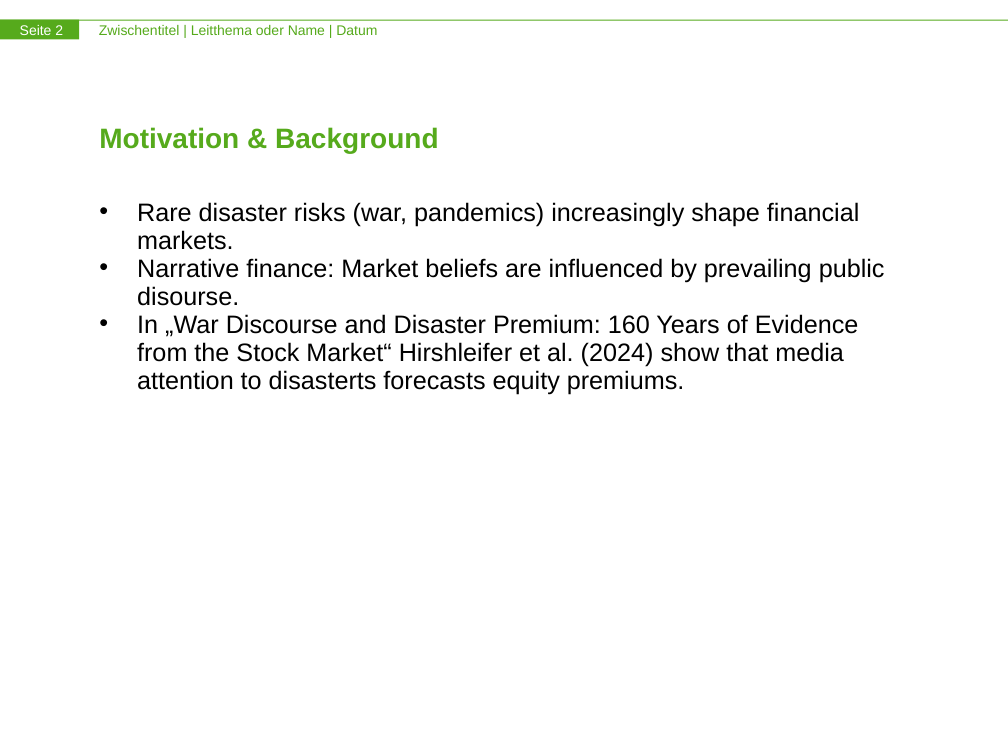
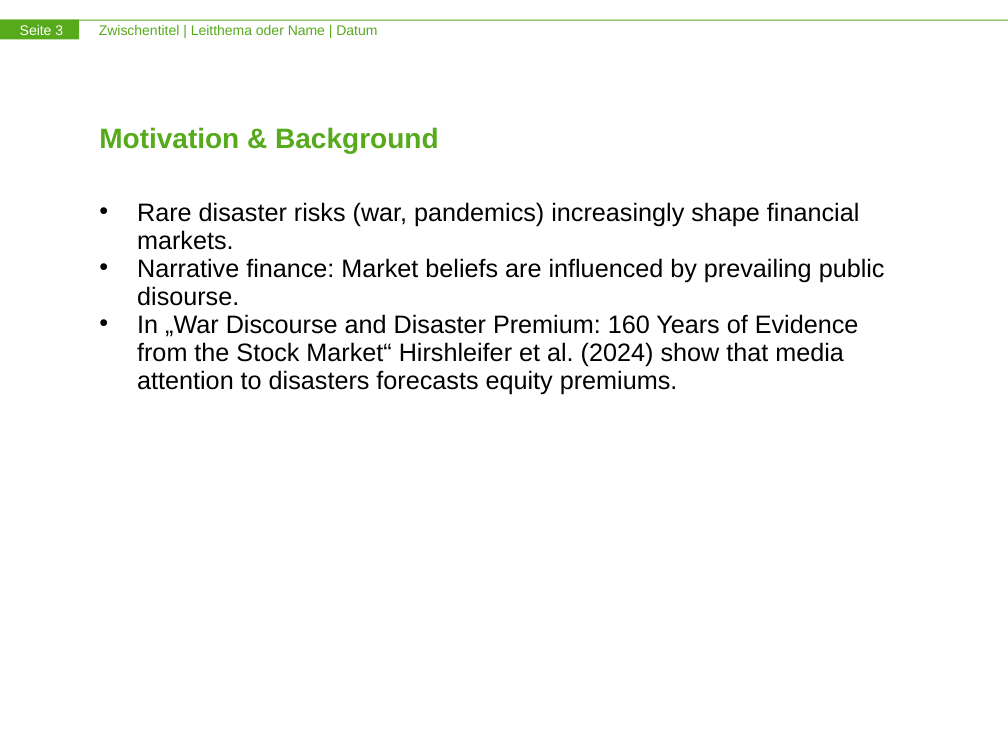
Before and after one commit to DariaPalitzsch/FinanceSeminarPaper, a slide deck: slide 3 of Presentation Draft .pptx (slide 2 before the commit). Drawn at 1008x756 pixels with LibreOffice and Linux fonts; fonts in the diff are those of the drawing. Boxes give left, top, right and bottom in pixels: in the first picture for what was removed or moved away, otherwise in the second. Text is boxed around its words. In the diff, an @@ line names an element or a change of style, - is before the commit and + after.

```diff
--- a/Presentation Draft .pptx
+++ b/Presentation Draft .pptx
@@ page number at bbox=[20, 25, 63, 35]: text changed @@
-Seite 2
+Seite 3
@@ text at bbox=[137, 314, 859, 395]: text changed @@
-• In „War Discourse and Disaster Premium: 160 Years of Evidence from the Stock Market“ Hirshleifer et al. (2024) show that media attention to disasterts forecasts equity premiums.
+• In „War Discourse and Disaster Premium: 160 Years of Evidence from the Stock Market“ Hirshleifer et al. (2024) show that media attention to disasters forecasts equity premiums.
```
Also in this commit, not shown: 1 slide added, 3 other files.
